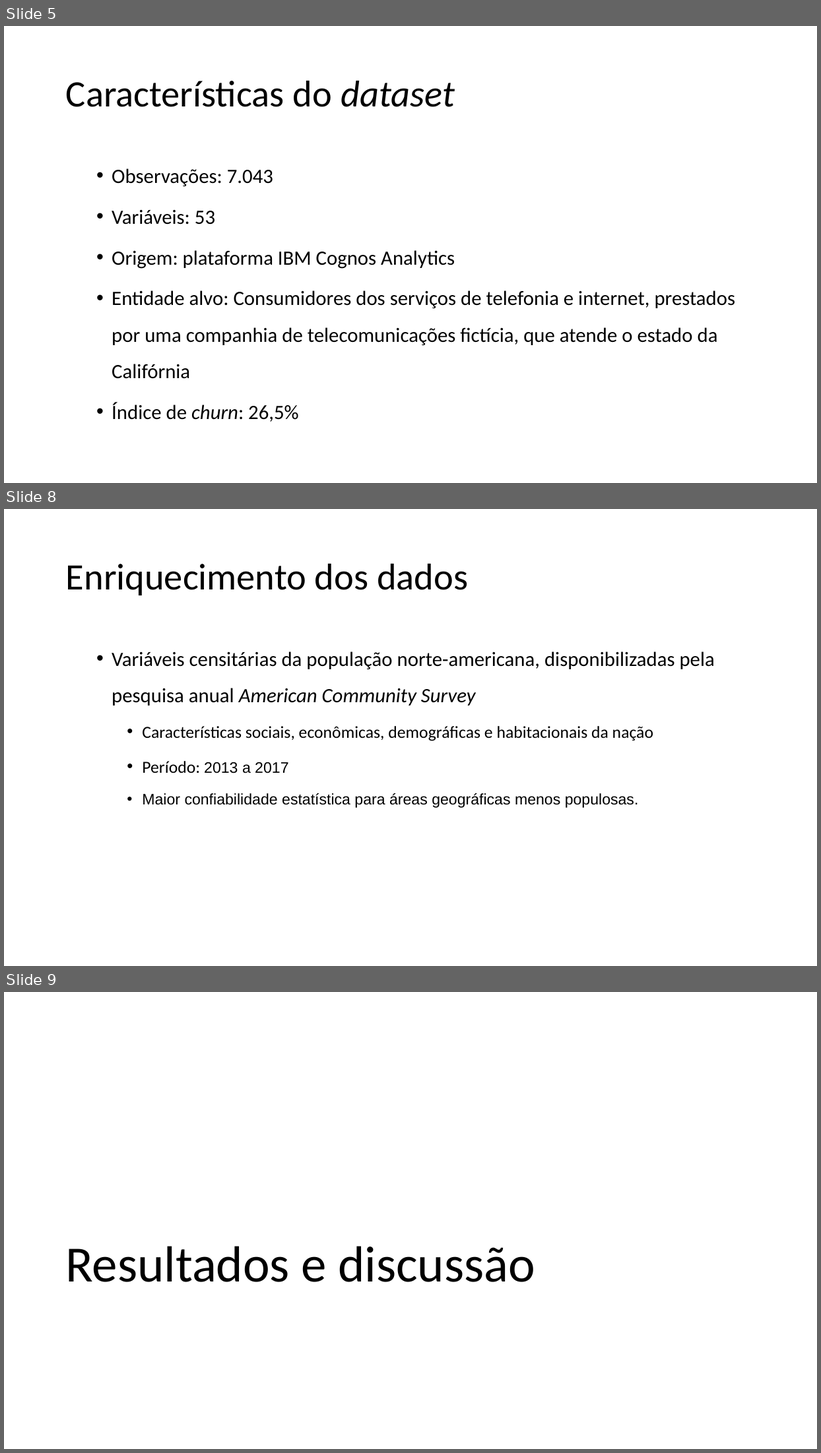
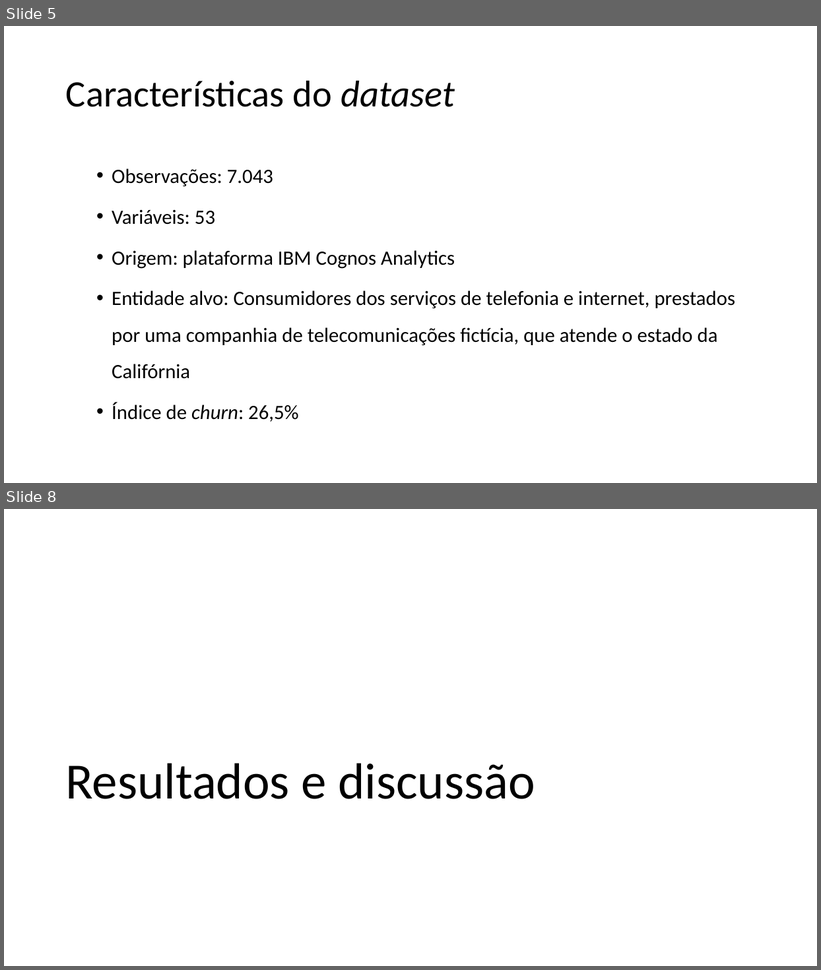
Before and after one commit to franzmonteiro/new_telco_churn, a slide deck: apresentacao.pptx. Shown one above the other, each under a label of ours: slides 5, 8 and 9 before the commit, slides 5 and 8 after it; the slides between them are not shown. The pictures are 821x1453 and 821x970 pixels, drawn with LibreOffice and Linux fonts; fonts in the diff are those of the drawing; background and template pictures are left out. Boxes give left, top, right and bottom in pixels: in the first picture for what was removed or moved away, otherwise in the second. Text is boxed around its words. In the diff, an @@ line names an element or a change of style, - is before the commit and + after.

```diff
--- a/apresentacao.pptx
+++ b/apresentacao.pptx
@@ slide 8 removed at [4,509,817,966], background picture (left out) @@
@@ title removed at [66,563,468,595] @@
-Enriquecimento dos dados
@@ text removed at [112,652,715,808] @@
-  • Variáveis censitárias da população norte-americana, disponibilizadas pela pesquisa anual American Community Survey
-    • Características sociais, econômicas, demográficas e habitacionais da nação
-    • Período: 2013 a 2017
-    • Maior confiabilidade estatística para áreas geográficas menos populosas.
@@ what was slide 9 is now slide 8 @@
```
Also in this commit, not shown: 8 slides changed, 2 slides added, 1 other slide removed.
